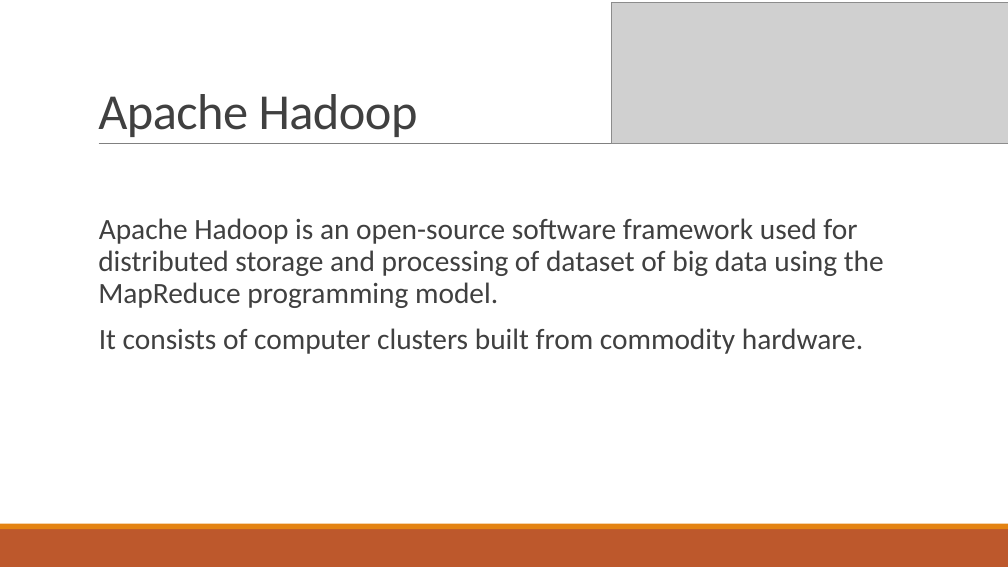
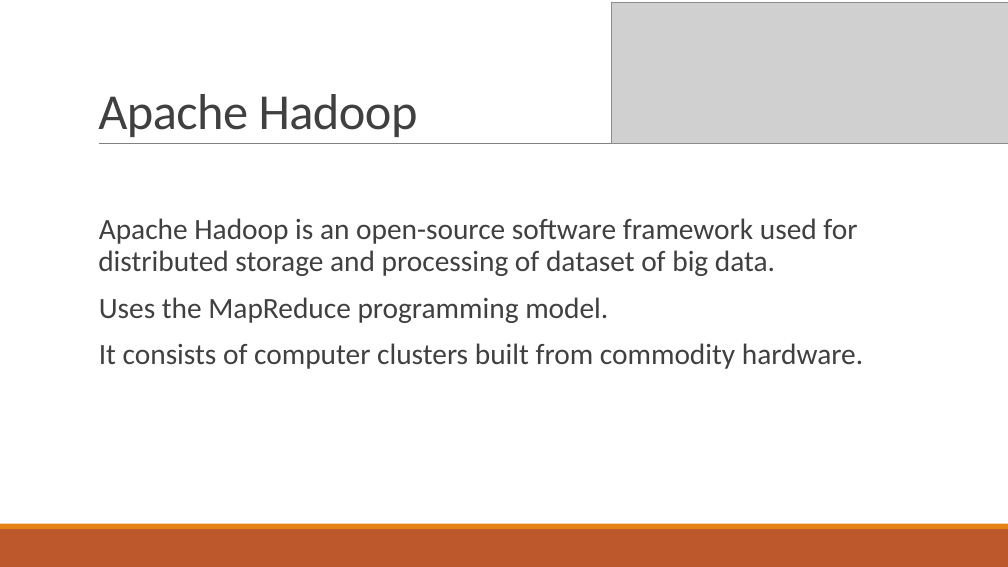
Before and after one commit to kkchaudhary11/H1B_Project, a slide deck: slide 7 of Big Data & Hadoop.pptx (slide 6 before the commit). Drawn at 1008x567 pixels with LibreOffice and Linux fonts; fonts in the diff are those of the drawing; grey boxes stand for pictures. Boxes give left, top, right and bottom in pixels: in the first picture for what was removed or moved away, otherwise in the second. Text is boxed around its words. In the diff, an @@ line names an element or a change of style, - is before the commit and + after.

Commit message:
final

```diff
--- a/Big Data & Hadoop.pptx
+++ b/Big Data & Hadoop.pptx
@@ text at (x1=98, y1=218, x2=857, y2=323): text changed @@
-  Apache Hadoop is an open-source software framework used for distributed storage and processing of dataset of big data using the MapReduce programming model.
+  Apache Hadoop is an open-source software framework used for distributed storage and processing of dataset of big data.
+  Uses the MapReduce programming model.
```
Also in this commit, not shown: 9 other slides changed, 5 slides added, 2 slides removed.
